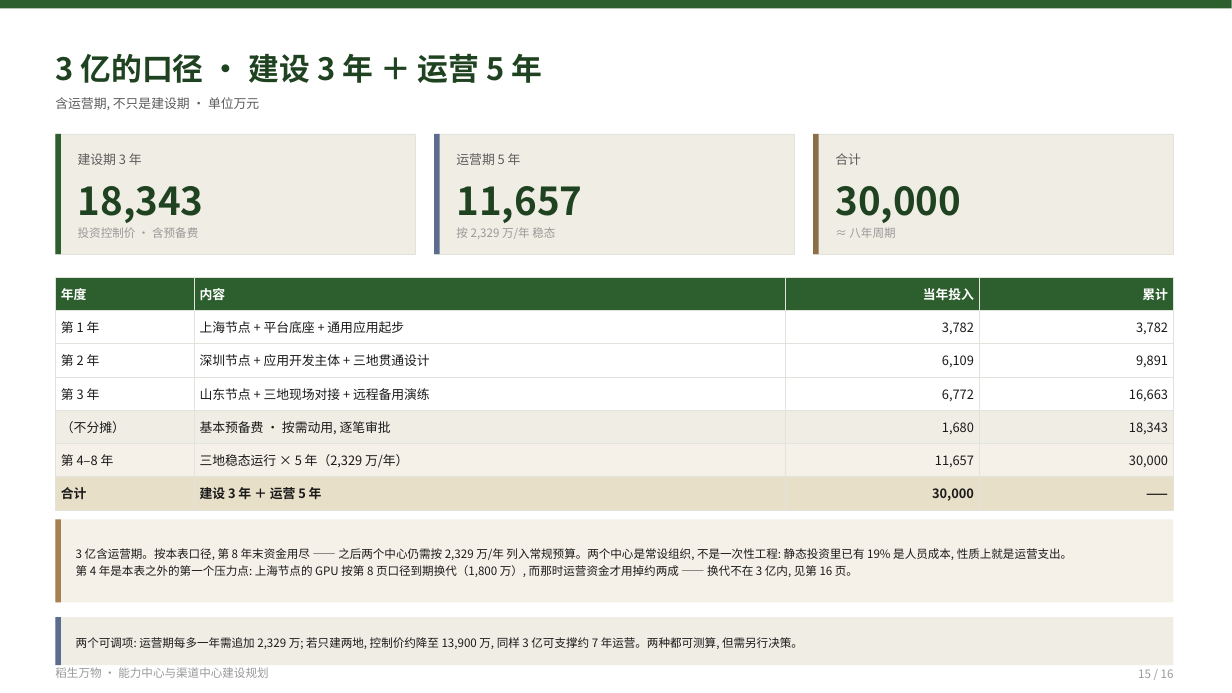
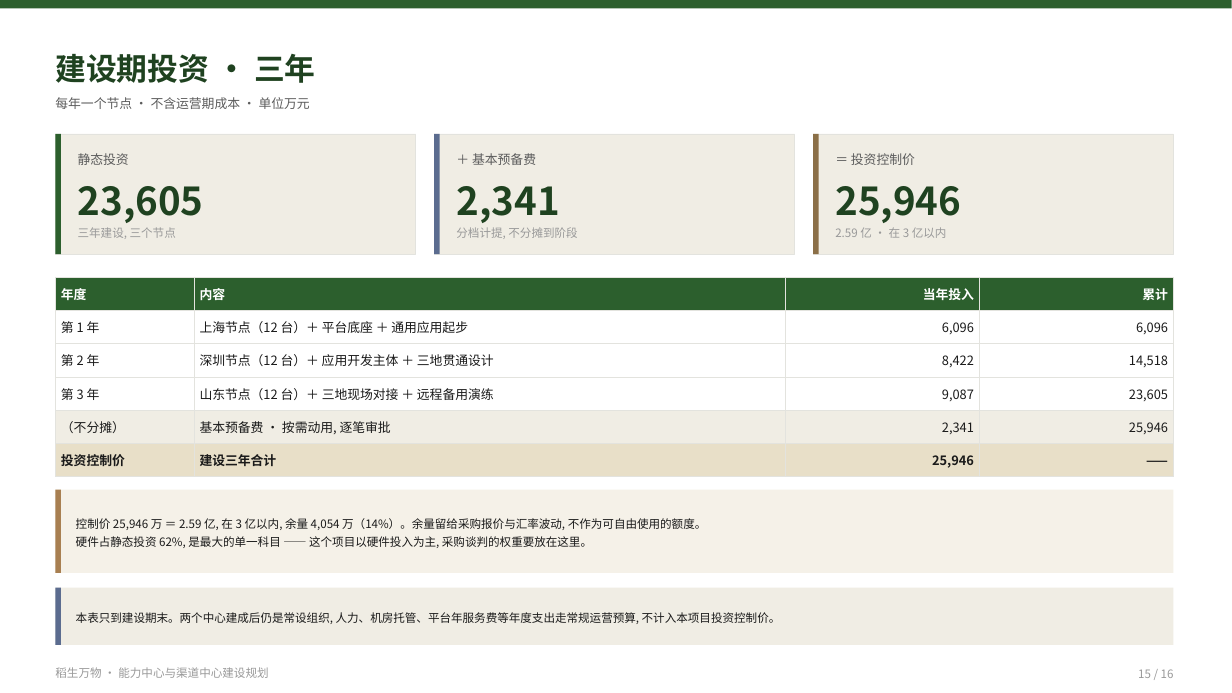
Before and after one commit to jinichen/catfish, a slide deck: slide 15 of projects/daosheng/docs/daosheng-nlzx-v2.budget-appendix-3nodes.pptx. Drawn at 1232x693 pixels with LibreOffice and Linux fonts; fonts in the diff are those of the drawing. Boxes give left, top, right and bottom in pixels: in the first picture for what was removed or moved away, otherwise in the second. Text is boxed around its words. In the diff, an @@ line names an element or a change of style, - is before the commit and + after.

Commit message:
docs(daosheng): 单节点 6 台 → 12 台 GPU，去品牌，去运营期成本
按 PPT 那份为准（不是 DOCX 版本）重算：

  · 算力主机不再写品牌型号，"8 卡 H20（141G/HBM3e）"→"8 卡 GPU 服务器，
    单机满配显存"；显存规格一并模糊，只留 2.4T 参数 / 95B 激活 / FP8 的测算口径
  · 单节点 6 台 → 12 台，四组互备（原三台一组两组互备）
  · 硬件数量跟着核：fabric 交换机 2→4 / 网卡 48→96；基础服务节点 9→12；
    存储 150TB→200TB
  · 单节点硬件 2,555 → 4,869 万；静态投资 8,522 → 10,836；
    预备费 885 → 1,106；控制价 9,407 → 11,942 万
  · 删掉后 5 年运营成本，口径只到建设期末（原来"第四年起年度稳态 1,360 万/年"）
  · 主 deck 补一页系统逻辑架构

三节点合计 25,946 万 = 2.59 亿，3 亿上限下余量 4,054 万（14%）。

```diff
--- a/projects/daosheng/docs/daosheng-nlzx-v2.budget-appendix-3nodes.pptx
+++ b/projects/daosheng/docs/daosheng-nlzx-v2.budget-appendix-3nodes.pptx
@@ text at bbox=[55, 53, 316, 83]: text changed @@
-3 亿的口径 · 建设 3 年 ＋ 运营 5 年
+建设期投资 · 三年
@@ text at bbox=[55, 97, 310, 109]: text changed @@
-含运营期, 不只是建设期 · 单位万元
+每年一个节点 · 不含运营期成本 · 单位万元
@@ text at bbox=[78, 153, 129, 165]: text changed @@
-建设期 3 年
+静态投资
@@ text at bbox=[472, 153, 536, 165]: text changed @@
-运营期 5 年
+＋ 基本预备费
@@ text at bbox=[851, 153, 915, 165]: text changed @@
-合计
+＝ 投资控制价
@@ text at bbox=[78, 186, 204, 223]: text changed @@
-18,343
+23,605
@@ text at bbox=[456, 186, 559, 223]: text changed @@
-11,657
+2,341
@@ text at bbox=[835, 186, 961, 223]: text changed @@
-30,000
+25,946
@@ text at bbox=[78, 227, 176, 239]: text changed @@
-投资控制价 · 含预备费
+三年建设, 三个节点
@@ text at bbox=[456, 227, 577, 239]: text changed @@
-按 2,329 万/年 稳态
+分档计提, 不分摊到阶段
@@ text at bbox=[835, 227, 947, 238]: text changed @@
-≈ 八年周期
+2.59 亿 · 在 3 亿以内
@@ table at bbox=[55, 277, 1174, 477] @@
-row 2: 第 1 年 | 上海节点 + 平台底座 + 通用应用起步 | 3,782 | 3,782
-row 3: 第 2 年 | 深圳节点 + 应用开发主体 + 三地贯通设计 | 6,109 | 9,891
-row 4: 第 3 年 | 山东节点 + 三地现场对接 + 远程备用演练 | 6,772 | 16,663
-row 5: （不分摊） | 基本预备费 · 按需动用, 逐笔审批 | 1,680 | 18,343
-row 6: 第 4–8 年 | 三地稳态运行 × 5 年（2,329 万/年） | 11,657 | 30,000
-row 7: 合计 | 建设 3 年 ＋ 运营 5 年 | 30,000 | ——
+row 2: 第 1 年 | 上海节点（12 台）＋ 平台底座 ＋ 通用应用起步 | 6,096 | 6,096
+row 3: 第 2 年 | 深圳节点（12 台）＋ 应用开发主体 ＋ 三地贯通设计 | 8,422 | 14,518
+row 4: 第 3 年 | 山东节点（12 台）＋ 三地现场对接 ＋ 远程备用演练 | 9,087 | 23,605
+row 5: （不分摊） | 基本预备费 · 按需动用, 逐笔审批 | 2,341 | 25,946
+row 6: 投资控制价 | 建设三年合计 | 25,946 | ——
@@ rectangle: place and size @@
-rectangle at bbox=[55, 519, 1174, 603]
+rectangle at bbox=[55, 490, 1174, 573]
@@ rectangle: place and size @@
-rectangle at bbox=[55, 519, 61, 603]
+rectangle at bbox=[55, 490, 61, 573]
@@ text at bbox=[76, 518, 707, 548]: text changed @@
-3 亿含运营期。按本表口径, 第 8 年末资金用尽 —— 之后两个中心仍需按 2,329 万/年 列入常规预算。两个中心是常设组织, 不是一次性工程: 静态投资里已有 19% 是人员成本, 性质上就是运营支出。
-第 4 年是本表之外的第一个压力点: 上海节点的 GPU 按第 8 页口径到期换代（1,800 万）, 而那时运营资金才用掉约两成 —— 换代不在 3 亿内, 见第 16 页。
+控制价 25,946 万 ＝ 2.59 亿, 在 3 亿以内, 余量 4,054 万（14%）。余量留给采购报价与汇率波动, 不作为可自由使用的额度。
+硬件占静态投资 62%, 是最大的单一科目 —— 这个项目以硬件投入为主, 采购谈判的权重要放在这里。
@@ rectangle: place and size @@
-rectangle at bbox=[55, 617, 1174, 665]
+rectangle at bbox=[55, 588, 1174, 645]
@@ rectangle: place and size @@
-rectangle at bbox=[55, 617, 61, 665]
+rectangle at bbox=[55, 588, 61, 645]
@@ text at bbox=[76, 612, 781, 624]: text changed @@
-两个可调项: 运营期每多一年需追加 2,329 万; 若只建两地, 控制价约降至 13,900 万, 同样 3 亿可支撑约 7 年运营。两种都可测算, 但需另行决策。
+本表只到建设期末。两个中心建成后仍是常设组织, 人力、机房托管、平台年服务费等年度支出走常规运营预算, 不计入本项目投资控制价。
```
Also in this commit, not shown: 12 other slides changed, 1 other file.
